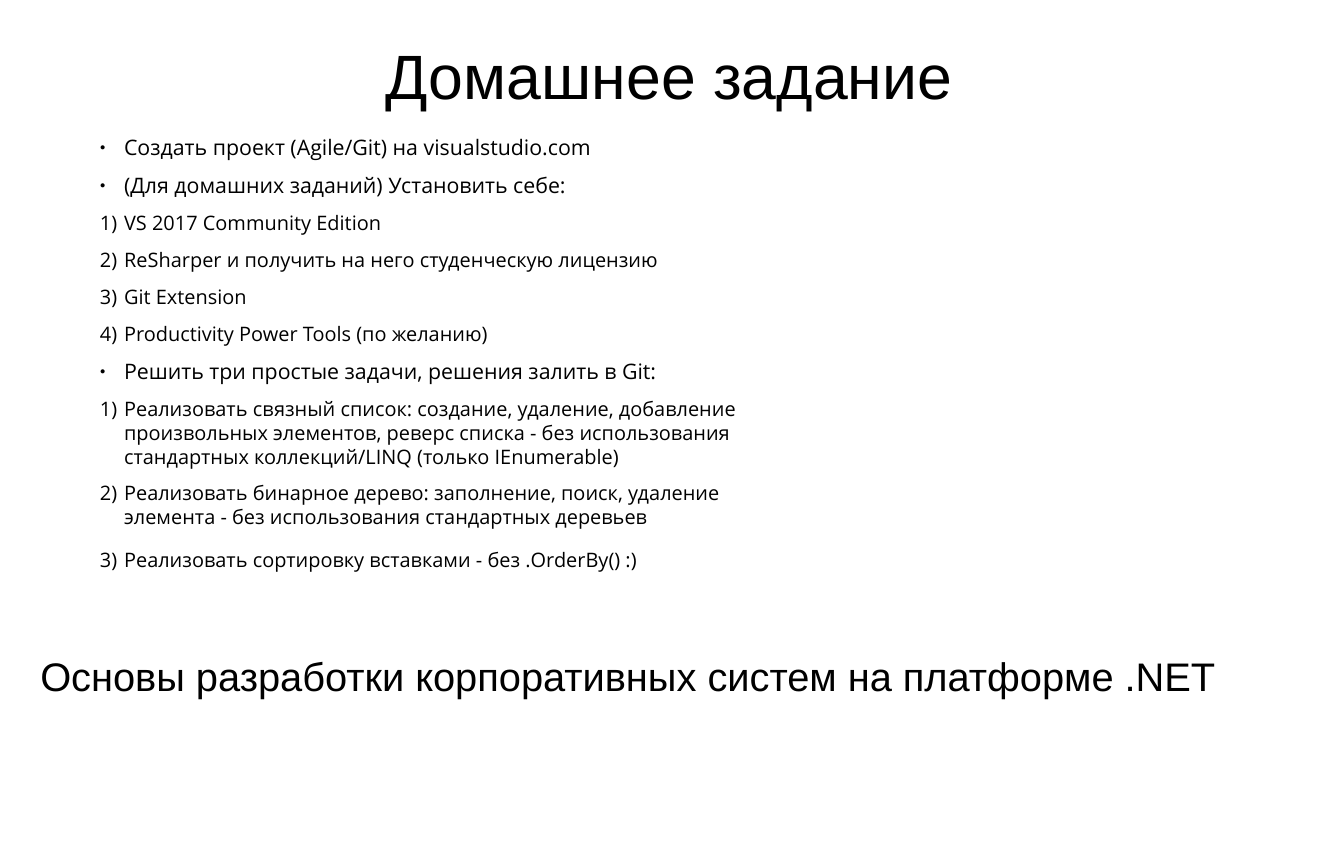
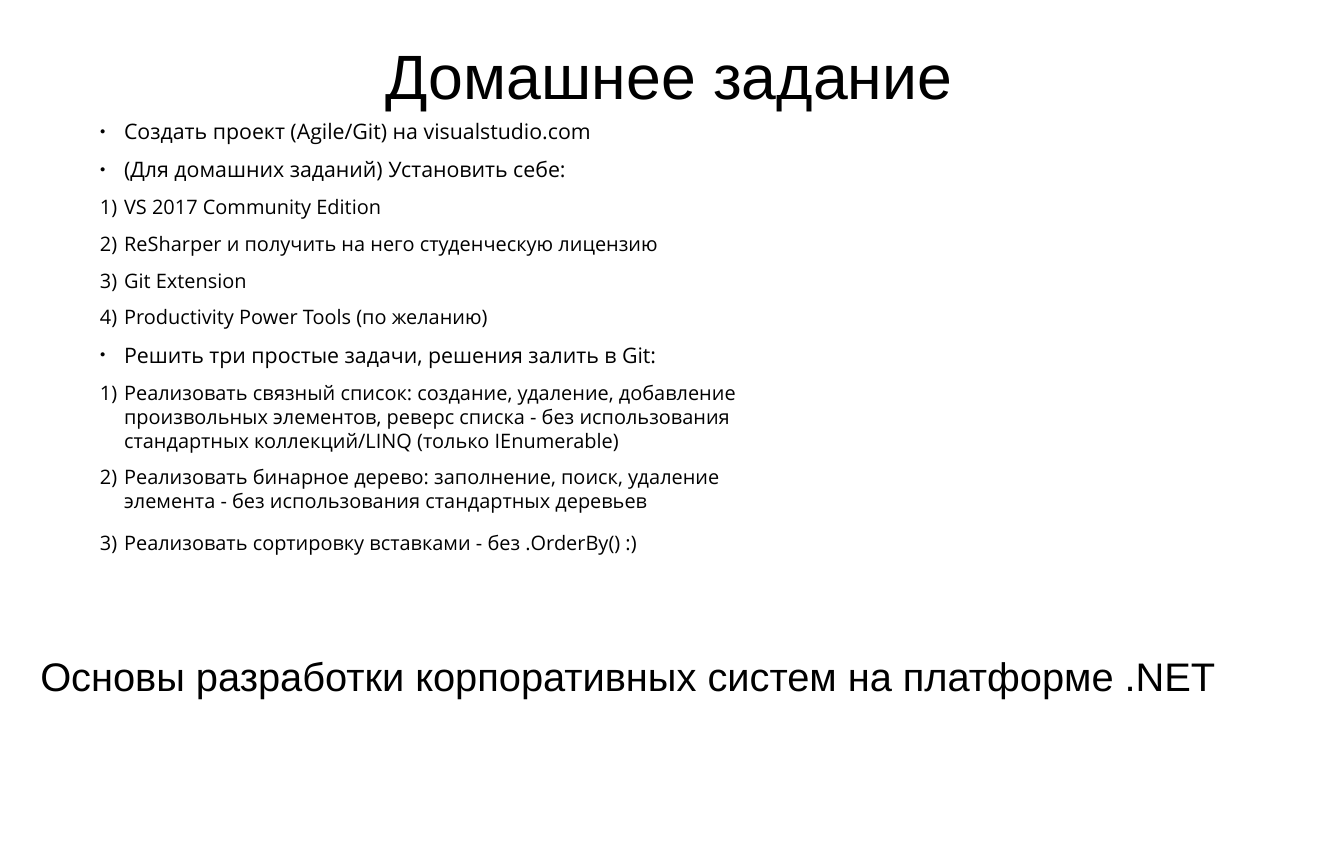
Before and after one commit to PeshekhonovK/ExampleSolution, a slide deck: slide 13 of docs/ЛЭТИ ВвПП 2019.1.pptx (slide 11 before the commit). Drawn at 1344x847 pixels with LibreOffice and Linux fonts; fonts in the diff are those of the drawing; background and template pictures are left out. Boxes give left, top, right and bottom in pixels: in the first picture for what was removed or moved away, otherwise in the second. Text is boxed around its words. In the diff, an @@ line names an element or a change of style, - is before the commit and + after.

```diff
--- a/docs/ЛЭТИ ВвПП 2019.1.pptx
+++ b/docs/ЛЭТИ ВвПП 2019.1.pptx
@@ text "Создать проект (Agile/Git) на visualstudio.com" moved from (x1=124, y1=138, x2=736, y2=568) to (x1=124, y1=122, x2=736, y2=551) @@
```
Also in this commit, not shown: 2 slides added, 1 other file.
